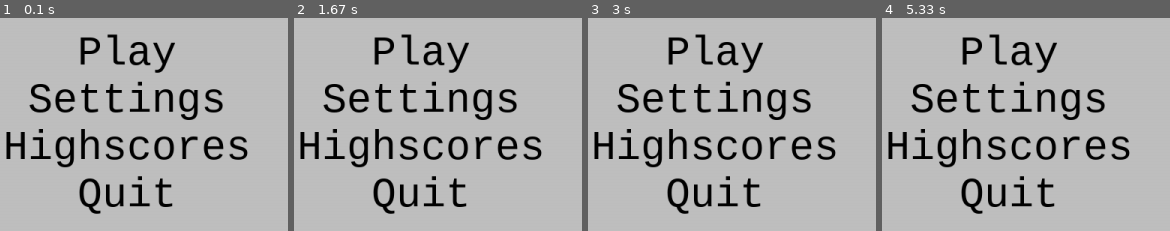
Above: before the commit, frames 1-4 (left to right).
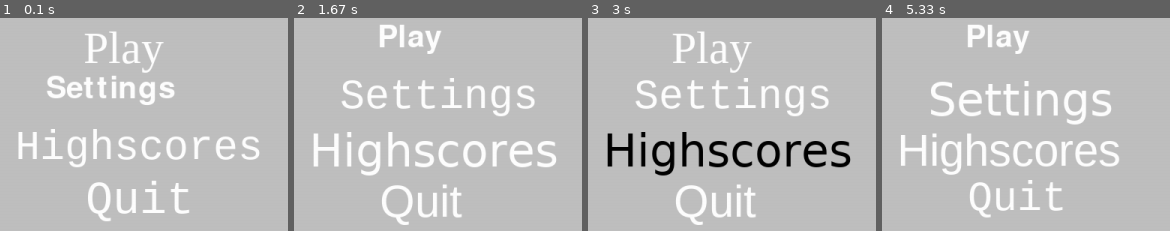
Above: after the commit, the same moments.

Repository: justvulpes/pygame
Game: pygame game, started from Menu.py
The game is run twice, just before and just after one commit, with the same random seed, the same clock (stepped at 60 frames per second) and the same inputs.
Inputs (mouse positions are in pixels of both pictures, inside the frame that each line leads up to):
- Up to frame 1 (0.1 s): no input
- Up to frame 2 (1.67 s): hold D 0.33-0.8 s; move the mouse to (389, 147) at 0.37 s; hold W 0.83-1.13 s; move the mouse to (426, 158) at 0.87 s; hold D 1.17-1.63 s; move the mouse to (outside the picture) at 1.2 s
- Up to frame 3 (3 s): hold A 1.67-2.2 s; move the mouse to (outside the picture) at 1.7 s; click "Play" at 2.28 s; hold A from 2.9 s (still down); move the mouse to (821, 169) at 2.93 s
- Up to frame 4 (5.33 s): release A at 3.3 s; hold W 3.33-3.7 s; move the mouse to (outside the picture) at 3.37 s; click "Play" at 3.78 s; hold D 4.07-4.7 s; move the mouse to (outside the picture) at 4.1 s; hold S 4.73-5.1 s; move the mouse to (979, 35) at 4.77 s; hold A from 5.13 s (still down); move the mouse to (outside the picture) at 5.17 s

The runs differ from the first frame. In frame 1, 16% of the frame differs, in the area x 2-90%, y 6-96%; in frame 2, 18%; in frame 3, 18%; in frame 4, 18%, in the area x 2-87%, y 3-94%.

Commit message:
Crazy Menu fonts

Diff:
--- a/Menu.py
+++ b/Menu.py
@@ -5,14 +5,44 @@
 import KeyListener
 import Main
 
-pygame.init()
+print(pygame.font.get_fonts()) # prints a string of all the available fonts
 
 
-#  print(pygame.font.get_fonts()) # prints a string of all the available fonts
+class MenuButton:
+    def __init__(self, text, font=random.choice(pygame.font.get_fonts()), font_size=60,
+                 font_color=(255, 255, 255), pos_x=0, pos_y=0):
+        self.text = text
+        self.font = pygame.font.SysFont(font, font_size)
+        self.font_size = font_size
+        self.font_color = font_color
+        self.label = self.font.render(self.text, 1, self.font_color)
+        self.width = self.label.get_rect().width
+        self.height = self.label.get_rect().height
+        self.pos_x = pos_x
+        self.pos_y = pos_y
+        self.position = pos_x, pos_y
+
+    def set_position(self, x, y):
+        self.position = (x, y)
+        self.pos_x = x
+        self.pos_y = y
+
+    def is_mouse_selection(self, pos_x, pos_y):
+        posx, posy = (pos_x, pos_y)
+        if self.pos_x <= posx <= self.pos_x + self.width and self.pos_y <= posy <= self.pos_y + self.height:
+            return True
+        return False
+
+    def set_font_color(self, rgb):
+        self.font_color = rgb
+        self.label = self.font.render(self.text, 1, self.font_color)
+
+    def set_the_font(self, font):
+        self.font = pygame.font.SysFont(font, 60)
 
 
 class Menu:
-    def __init__(self, scrn, buttons, bg_color=(192, 192, 192), font=random.choice(pygame.font.get_fonts()), font_size=60, text_color=(0, 0, 0)):
+    def __init__(self, scrn, buttons, bg_color=(192, 192, 192), font=random.choice(pygame.font.get_fonts()), font_size=60):
         self.scrn = scrn  # screen
         self.scr_width = self.scrn.get_rect().width  # width of the screen
         self.scr_height = self.scrn.get_rect().height  # height of the screen
@@ -23,24 +53,30 @@
         self.clock.tick(60)
 
         for i, button in enumerate(buttons):  # give buttons
-            text = self.font.render(button, 1, text_color)
-            text_width, text_height = text.get_rect().width, text.get_rect().height
+            mbutton = MenuButton(button)
+            text_width, text_height = mbutton.width, mbutton.height
             posx = (self.scr_width / 2) - (text_width / 2)
             posy = (self.scr_height / 2) - (len(buttons) * text_height / 2) + (i * text_height)
-            self.buttons.append([button, text, (posx, posy)])
+            mbutton.set_position(posx, posy)
+            self.buttons.append(mbutton)
 
     def running(self):
         while True:
-            #  KeyListener.update()
-            #  print(KeyListener.mouseX, KeyListener.mouseY)
+            KeyListener.update()
             self.scrn.fill(self.bg_color)
             pygame.event.get()  # so it wouldn't crash, delete events
-            for name, text, (posx, posy) in self.buttons:
-                self.scrn.blit(text, (posx, posy))  # draw a source surface onto this screen
+            for item in self.buttons:
+                item.set_the_font(random.choice(pygame.font.get_fonts()))
+                if item.is_mouse_selection(pygame.mouse.get_pos()[0], pygame.mouse.get_pos()[1]):
+                    item.set_font_color((0, 0, 0))
+                else:
+                    item.set_font_color((255, 255, 255))
+
+                self.scrn.blit(item.label, item.position)
             pygame.display.flip()
 
-
 if __name__ == "__main__":
+    pygame.init()
     screen = pygame.display.set_mode((Main.window_width, Main.window_height), 0, 32)
     menu_buttons = ("Play", "Settings", "Highscores", "Quit")
     pygame.display.set_caption('Game Menu')
